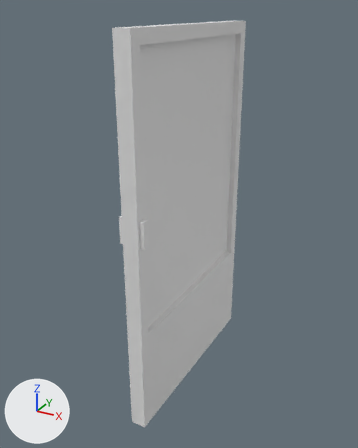
The FBX model Assets/ART/Meshes/Props/sliding_door.fbx, before and after one commit.
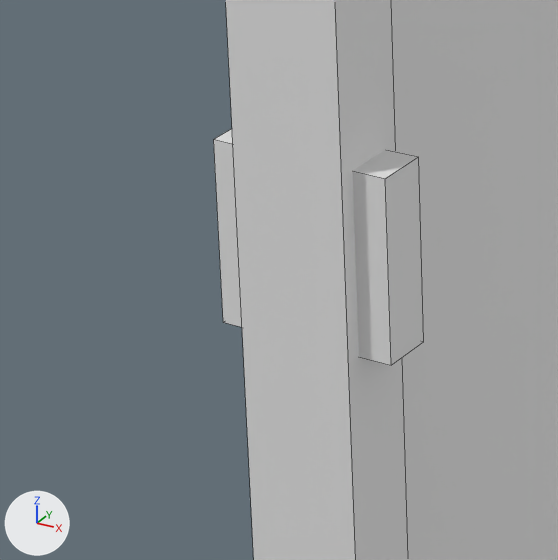
There are two pictures of each version: one whole from a camera (50 mm lens) standing at (1.758, -4.26, 3.114) and looking at (-0.07, -0.937, 1.452), one close up on the part from 25% to 47% of the width and 44% to 62% of the height. Every picture has the same lights, and +X, +Y and +Z are marked at lower left. The close-ups show mesh edges as thin lines.

In view in the first close-up: 'sliding_door'.
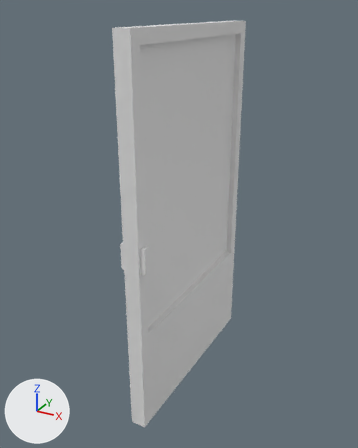
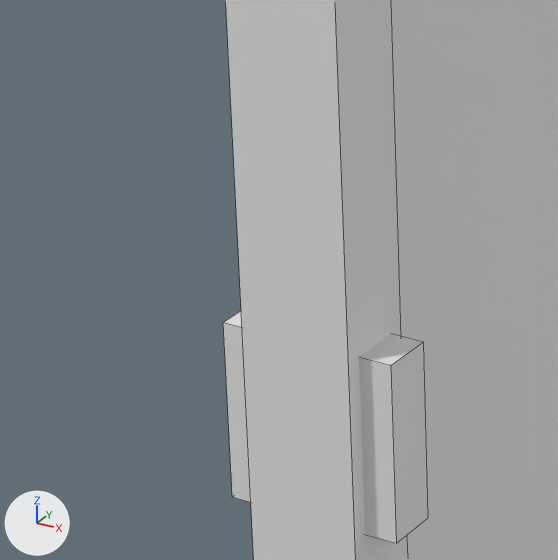
What differs and where, as boxes [x1, y1, x2, y2] in the close-ups (558 x 560 px; the box of a moved part takes in the faces that stretch with it):
'sliding_door', reshaped
    before: [214, 0, 558, 560]
    after: [223, 0, 558, 560]
part 1 of me_cube_003, moved or reshaped
    before: [214, 129, 424, 365]
    after: [223, 311, 428, 544]

What changed in the scene script:
```text
Change me_cube_003:
    where me_cube_003.from_pydata(...)  # 36 vertices, 32 faces; spans x -0.1..0.1, y -1.75..0.0, z 0.0..3.0
    used by ob_sliding_door; location = (0.0, 0.0, 0.0)
    me_cube_003 part 1: the loose piece of 8 vertices spanning x -0.1..0.1, y -1.73..-1.67, z 1.6..1.8 is moved by (0.0, 0.0, -0.2)
```
